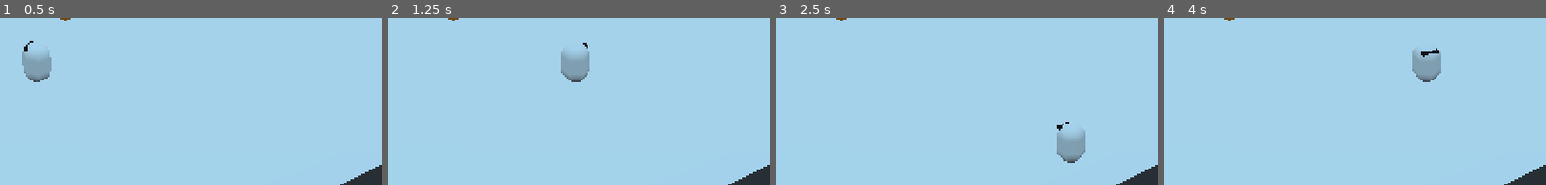
Above: before the commit, frames 1-4 (left to right).
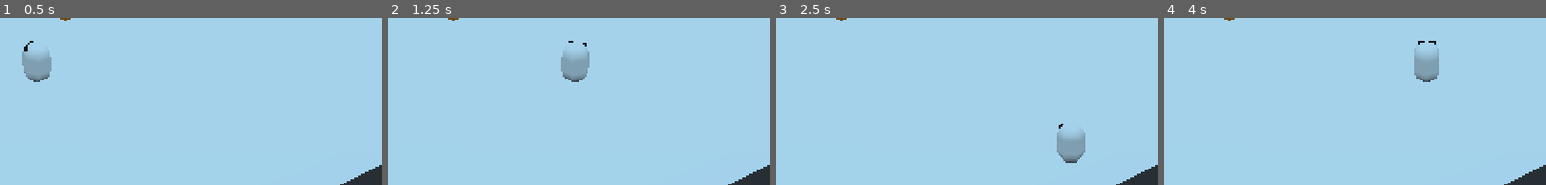
Above: after the commit, the same moments.

Repository: guilhermehto/ludum-dare-46
Game: Godot game, scene res://Game.tscn
Same seed, same stepped clock (60 frames per second), same inputs: the game is played once before the commit and once after it.
Inputs (mouse positions are % of the whole screen's width and height, from its top left):
- Up to frame 1 (0.5 s): no input
- Up to frame 2 (1.25 s): tap Enter at 0.5 s; move the mouse to (72, 29) at 0.52 s; hold D (move_right) from 0.53 s (still down)
- Up to frame 3 (2.5 s): move the mouse to (30, 42) at 1.27 s; release D (move_right) at 1.28 s; hold S (move_down) 1.28-2.03 s; move the mouse to (60, 7) at 2.02 s; hold D (move_right) from 2.03 s (still down)
- Up to frame 4 (4 s): move the mouse to (45, 61) at 2.77 s; release D (move_right) at 2.78 s; hold W (move_up) 2.78-3.53 s; move the mouse to (80, 55) at 3.52 s; hold A (move_left) from 3.53 s (still down)
The pictures show only the part of the screen within x 45-95%, y 28-78%; the shares and areas given below are measured in that part.

Frame 1 is identical in both runs. In frame 2, less than 0.1% of the frame differs, in the area x 45-53%, y 13-39%; in frame 3, less than 0.1%; in frame 4, 0.3%, in the area x 65-73%, y 13-37%.

Commit message:
Fixed player look at mouse script

Diff:
--- a/actors/player/Player.gd
+++ b/actors/player/Player.gd
@@ -13,7 +13,7 @@
 
 func get_mouse_position() -> Vector3:
 	var camera = get_viewport().get_camera()
-	var depth = Vector3.ZERO.distance_to(camera.translation)
+	var depth = global_transform.origin.distance_to(camera.global_transform.origin)
 	var mouse_position = camera.project_position(get_viewport().get_mouse_position(), depth)
 	mouse_position.y = translation.y
 	return mouse_position
